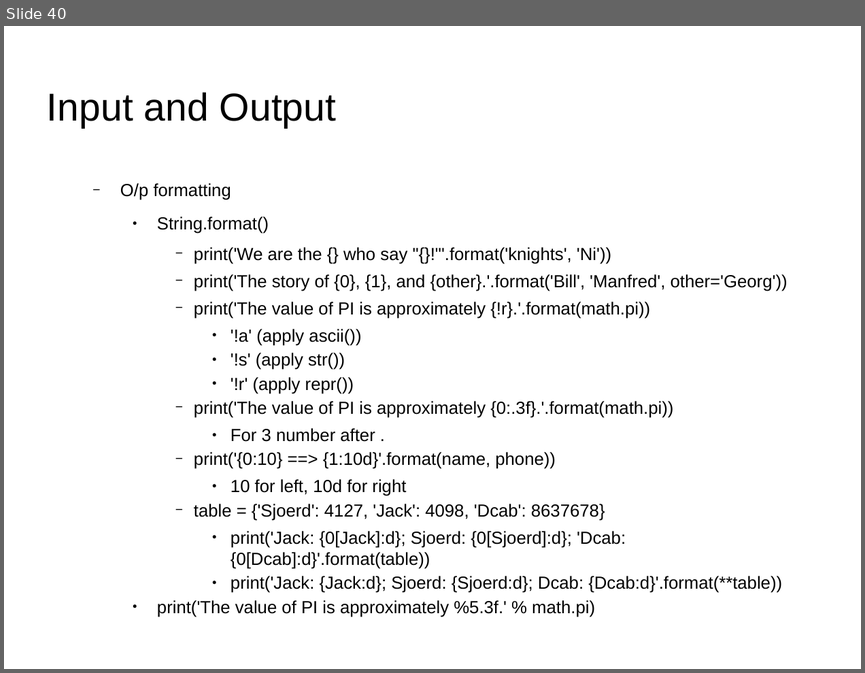
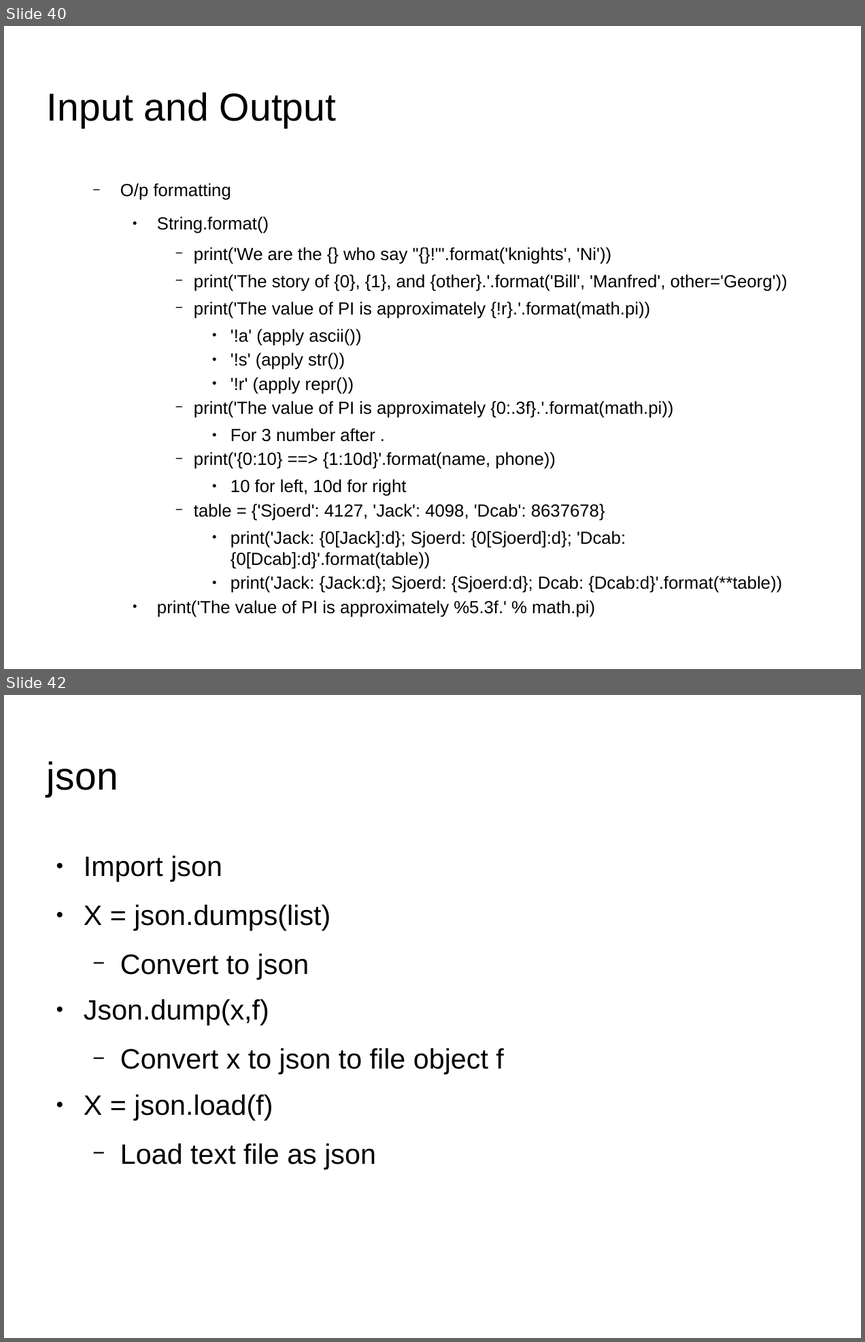
Before and after one commit to shikha-desai/Internship_PreWork, a slide deck: Python/Python_Notes.odp. Shown one above the other, each under a label of ours: slide 40 before the commit, slides 40 and 42 after it; the slides between them are not shown. The pictures are 865x673 and 865x1342 pixels, drawn with LibreOffice and Linux fonts; fonts in the diff are those of the drawing; background and template pictures are left out. Boxes give left, top, right and bottom in pixels: in the first picture for what was removed or moved away, otherwise in the second. Text is boxed around its words. In the diff, an @@ line names an element or a change of style, - is before the commit and + after.

```diff
--- a/Python/Python_Notes.odp
+++ b/Python/Python_Notes.odp
@@ slide 42 added at (4,695,861,1338), background picture (left out) @@
@@ title added at (47,761,118,797), 36 pt, text #000000 @@
+json
@@ text added at (84,855,503,1169), 26 pt, text #000000 @@
+● Import json
+● X = json.dumps(list)
+  − Convert to json
+● Json.dump(x,f)
+  − Convert x to json to file object f
+● X = json.load(f)
+  − Load text file as json
```
Also in this commit, not shown: 14 other slides added, 2 other files.
